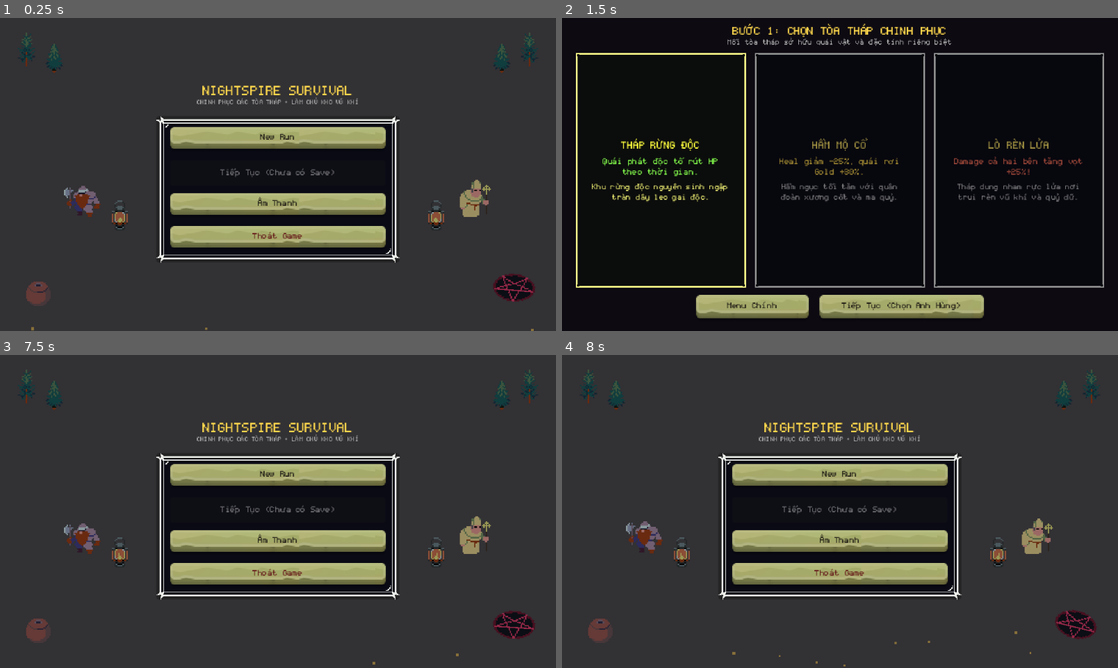
Above: before the commit, frames 1-4 (two rows, left to right).
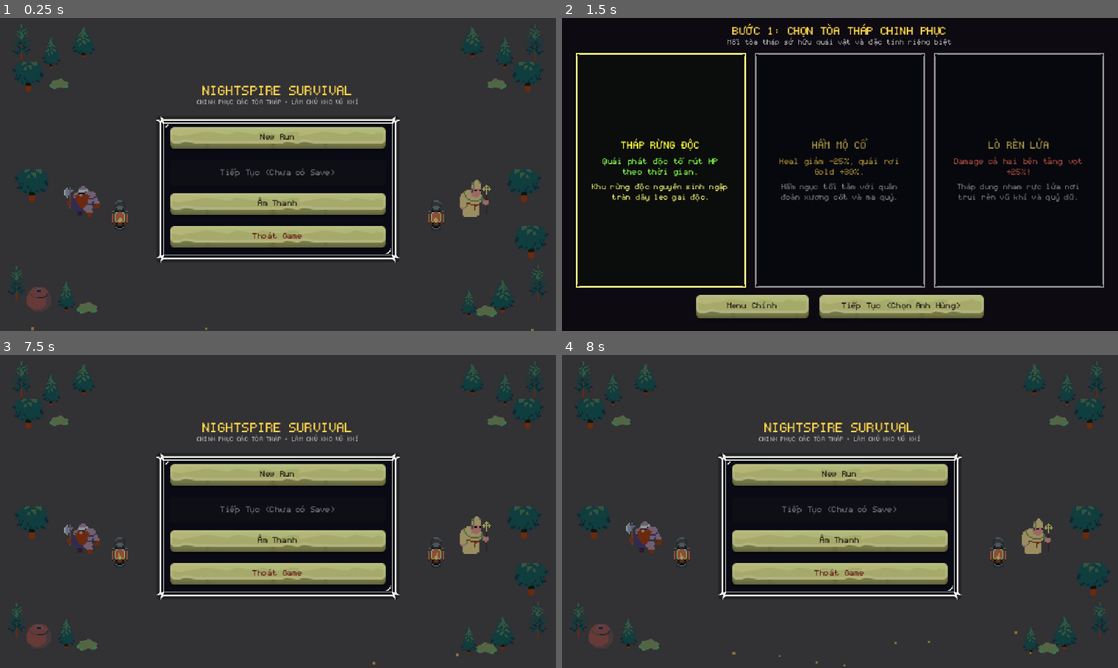
Above: after the commit, the same moments.

Repository: khanh-dinh26/NightSpire-Survival
Game: Godot game, scene res://src/ui/MainMenu.tscn
Two runs of this game, one before a commit and one after it. Both use one fixed random seed, a clock stepped at 60 frames per second and the inputs below. Sound files missing from this copy of the repository are replaced by a short silence.
Inputs (mouse positions are in pixels of both pictures, inside the frame that each line leads up to):
- Up to frame 1 (0.25 s): no input
- Up to frame 2 (1.5 s): click "New Run" at 0.5 s; click (662, 171) at 1.25 s
- Up to frame 3 (7.5 s): click (278, 508) at 2 s; click (455, 508) at 2.75 s; click "Tiếp Tục (Chọn Anh Hùng)" at 3.5 s; click (100, 508) at 4.25 s; click (278, 508) at 5 s; click (455, 508) at 5.75 s; click "Chọn Lại Tháp" at 6.5 s; click "Menu Chính" at 7.25 s
- Up to frame 4 (8 s): no input

The runs differ from the first frame. In frame 1, 4.5% of the frame differs, in the area x 1-99%, y 2-96%; in frame 2, nothing differs; in frame 3, 4.5%; in frame 4, 4.5%.

Commit message:
feat(ui): remove summoning circle and add lush pine forest trees in MainMenu background

Diff:
--- a/src/ui/MainMenu.gd
+++ b/src/ui/MainMenu.gd
@@ -14,7 +14,6 @@
 @onready var fire_right: Sprite2D = get_node_or_null("Background/Campfires/FireRight") as Sprite2D
 @onready var rogue_left: Sprite2D = get_node_or_null("Background/Rogues/RogueLeft") as Sprite2D
 @onready var rogue_right: Sprite2D = get_node_or_null("Background/Rogues/RogueRight") as Sprite2D
-@onready var magic_circle: Sprite2D = get_node_or_null("Background/Decorations/MagicCircleBR") as Sprite2D
 
 var _fire_timer: float = 0.0
 var _fire_frame: int = 0
@@ -85,11 +84,6 @@
 		tw_right.tween_property(rogue_right, ^"scale", Vector2(1.5, 1.40), 0.75).set_trans(Tween.TRANS_SINE).set_ease(Tween.EASE_IN_OUT)
 		tw_right.tween_property(rogue_right, ^"scale", Vector2(1.5, 1.62), 0.75).set_trans(Tween.TRANS_SINE).set_ease(Tween.EASE_IN_OUT)
 
-	# 3. Ambient slow rotating aura for magic circle
-	if magic_circle != null:
-		var tw_magic: Tween = create_tween().set_loops()
-		tw_magic.tween_property(magic_circle, ^"rotation", TAU, 18.0).from(0.0)
-
 
 func _on_new_run_pressed() -> void:
 	get_tree().change_scene_to_file("res://src/ui/TowerSelect.tscn")
--- a/src/ui/MainMenu.tscn
+++ b/src/ui/MainMenu.tscn
@@ -53,48 +53,160 @@
 [node name="Decorations" type="Node2D" parent="Background" unique_id=1801234568]
 
 [node name="TreeTL1" type="Sprite2D" parent="Background/Decorations" unique_id=1801234569]
-position = Vector2(30, 36)
-scale = Vector2(1.5, 1.5)
+position = Vector2(24, 28)
+scale = Vector2(1.6, 1.6)
 texture = ExtResource("6_tiles")
 region_enabled = true
 region_rect = Rect2(0, 800, 32, 32)
 
 [node name="TreeTL2" type="Sprite2D" parent="Background/Decorations" unique_id=1801234570]
-position = Vector2(62, 44)
-scale = Vector2(1.3, 1.3)
+position = Vector2(58, 38)
+scale = Vector2(1.4, 1.4)
 texture = ExtResource("6_tiles")
 region_enabled = true
 region_rect = Rect2(32, 800, 32, 32)
 
+[node name="TreeTL3" type="Sprite2D" parent="Background/Decorations" unique_id=1801234583]
+position = Vector2(95, 26)
+scale = Vector2(1.3, 1.3)
+texture = ExtResource("6_tiles")
+region_enabled = true
+region_rect = Rect2(64, 800, 32, 32)
+
+[node name="TreeTL4" type="Sprite2D" parent="Background/Decorations" unique_id=1801234584]
+position = Vector2(32, 70)
+scale = Vector2(1.2, 1.2)
+texture = ExtResource("6_tiles")
+region_enabled = true
+region_rect = Rect2(96, 800, 32, 32)
+
+[node name="BushTL" type="Sprite2D" parent="Background/Decorations" unique_id=1801234585]
+position = Vector2(68, 75)
+texture = ExtResource("6_tiles")
+region_enabled = true
+region_rect = Rect2(96, 704, 32, 32)
+
 [node name="TreeTR1" type="Sprite2D" parent="Background/Decorations" unique_id=1801234571]
-position = Vector2(610, 36)
-scale = Vector2(1.5, 1.5)
+position = Vector2(616, 28)
+scale = Vector2(1.6, 1.6)
 texture = ExtResource("6_tiles")
 flip_h = true
 region_enabled = true
 region_rect = Rect2(0, 800, 32, 32)
 
 [node name="TreeTR2" type="Sprite2D" parent="Background/Decorations" unique_id=1801234572]
-position = Vector2(578, 44)
-scale = Vector2(1.3, 1.3)
+position = Vector2(582, 38)
+scale = Vector2(1.4, 1.4)
 texture = ExtResource("6_tiles")
 flip_h = true
 region_enabled = true
 region_rect = Rect2(32, 800, 32, 32)
 
+[node name="TreeTR3" type="Sprite2D" parent="Background/Decorations" unique_id=1801234586]
+position = Vector2(545, 26)
+scale = Vector2(1.3, 1.3)
+texture = ExtResource("6_tiles")
+flip_h = true
+region_enabled = true
+region_rect = Rect2(64, 800, 32, 32)
+
+[node name="TreeTR4" type="Sprite2D" parent="Background/Decorations" unique_id=1801234587]
+position = Vector2(608, 70)
+scale = Vector2(1.2, 1.2)
+texture = ExtResource("6_tiles")
+flip_h = true
+region_enabled = true
+region_rect = Rect2(96, 800, 32, 32)
+
+[node name="BushTR" type="Sprite2D" parent="Background/Decorations" unique_id=1801234588]
+position = Vector2(572, 75)
+texture = ExtResource("6_tiles")
+flip_h = true
+region_enabled = true
+region_rect = Rect2(96, 704, 32, 32)
+
+[node name="TreeML" type="Sprite2D" parent="Background/Decorations" unique_id=1801234589]
+position = Vector2(36, 195)
+scale = Vector2(1.3, 1.3)
+texture = ExtResource("6_tiles")
+region_enabled = true
+region_rect = Rect2(96, 800, 32, 32)
+
+[node name="TreeMR" type="Sprite2D" parent="Background/Decorations" unique_id=1801234590]
+position = Vector2(604, 195)
+scale = Vector2(1.3, 1.3)
+texture = ExtResource("6_tiles")
+flip_h = true
+region_enabled = true
+region_rect = Rect2(96, 800, 32, 32)
+
+[node name="TreeBL1" type="Sprite2D" parent="Background/Decorations" unique_id=1801234591]
+position = Vector2(18, 305)
+scale = Vector2(1.5, 1.5)
+texture = ExtResource("6_tiles")
+region_enabled = true
+region_rect = Rect2(0, 800, 32, 32)
+
+[node name="TreeBL2" type="Sprite2D" parent="Background/Decorations" unique_id=1801234592]
+position = Vector2(76, 318)
+scale = Vector2(1.3, 1.3)
+texture = ExtResource("6_tiles")
+region_enabled = true
+region_rect = Rect2(32, 800, 32, 32)
+
+[node name="BushBL" type="Sprite2D" parent="Background/Decorations" unique_id=1801234593]
+position = Vector2(100, 332)
+scale = Vector2(1.1, 1.1)
+texture = ExtResource("6_tiles")
+region_enabled = true
+region_rect = Rect2(96, 704, 32, 32)
+
 [node name="ChestBL" type="Sprite2D" parent="Background/Decorations" unique_id=1801234573]
-position = Vector2(44, 316)
+position = Vector2(45, 322)
 scale = Vector2(1.4, 1.4)
 texture = ExtResource("6_tiles")
 region_enabled = true
 region_rect = Rect2(64, 544, 32, 32)
 
-[node name="MagicCircleBR" type="Sprite2D" parent="Background/Decorations" unique_id=1801234574]
-position = Vector2(592, 308)
-scale = Vector2(1.5, 1.5)
-texture = ExtResource("6_tiles")
-region_enabled = true
-region_rect = Rect2(448, 512, 32, 32)
+[node name="TreeBR1" type="Sprite2D" parent="Background/Decorations" unique_id=1801234594]
+position = Vector2(620, 305)
+scale = Vector2(1.6, 1.6)
+texture = ExtResource("6_tiles")
+flip_h = true
+region_enabled = true
+region_rect = Rect2(0, 800, 32, 32)
+
+[node name="TreeBR2" type="Sprite2D" parent="Background/Decorations" unique_id=1801234595]
+position = Vector2(580, 318)
+scale = Vector2(1.4, 1.4)
+texture = ExtResource("6_tiles")
+flip_h = true
+region_enabled = true
+region_rect = Rect2(64, 800, 32, 32)
+
+[node name="TreeBR3" type="Sprite2D" parent="Background/Decorations" unique_id=1801234596]
+position = Vector2(540, 326)
+scale = Vector2(1.2, 1.2)
+texture = ExtResource("6_tiles")
+flip_h = true
+region_enabled = true
+region_rect = Rect2(32, 800, 32, 32)
+
+[node name="TreeBR4" type="Sprite2D" parent="Background/Decorations" unique_id=1801234597]
+position = Vector2(612, 260)
+scale = Vector2(1.3, 1.3)
+texture = ExtResource("6_tiles")
+flip_h = true
+region_enabled = true
+region_rect = Rect2(96, 800, 32, 32)
+
+[node name="BushBR" type="Sprite2D" parent="Background/Decorations" unique_id=1801234598]
+position = Vector2(560, 336)
+scale = Vector2(1.1, 1.1)
+texture = ExtResource("6_tiles")
+flip_h = true
+region_enabled = true
+region_rect = Rect2(96, 704, 32, 32)
 
 [node name="Campfires" type="Node2D" parent="Background" unique_id=1801234575]
 
